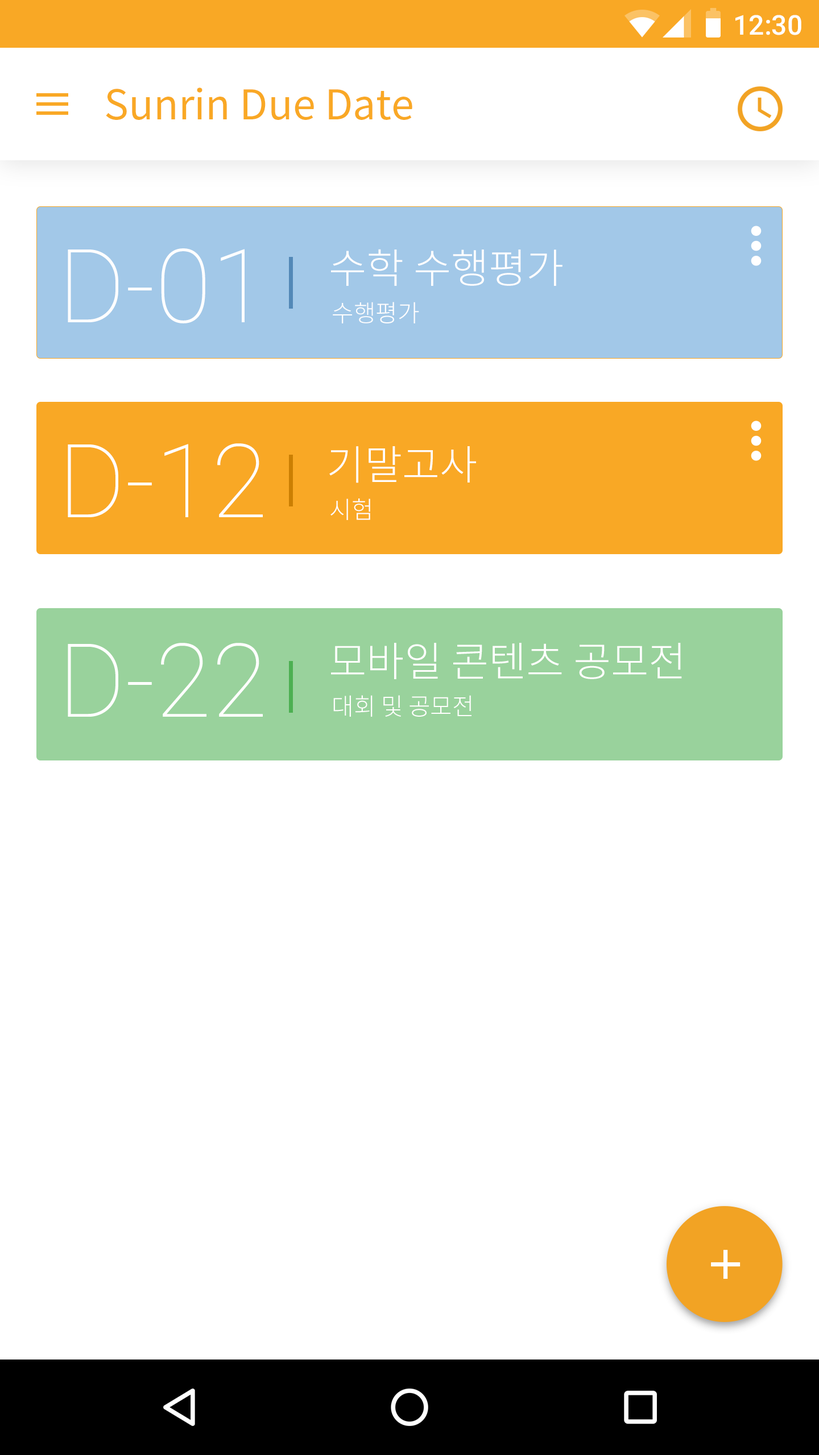
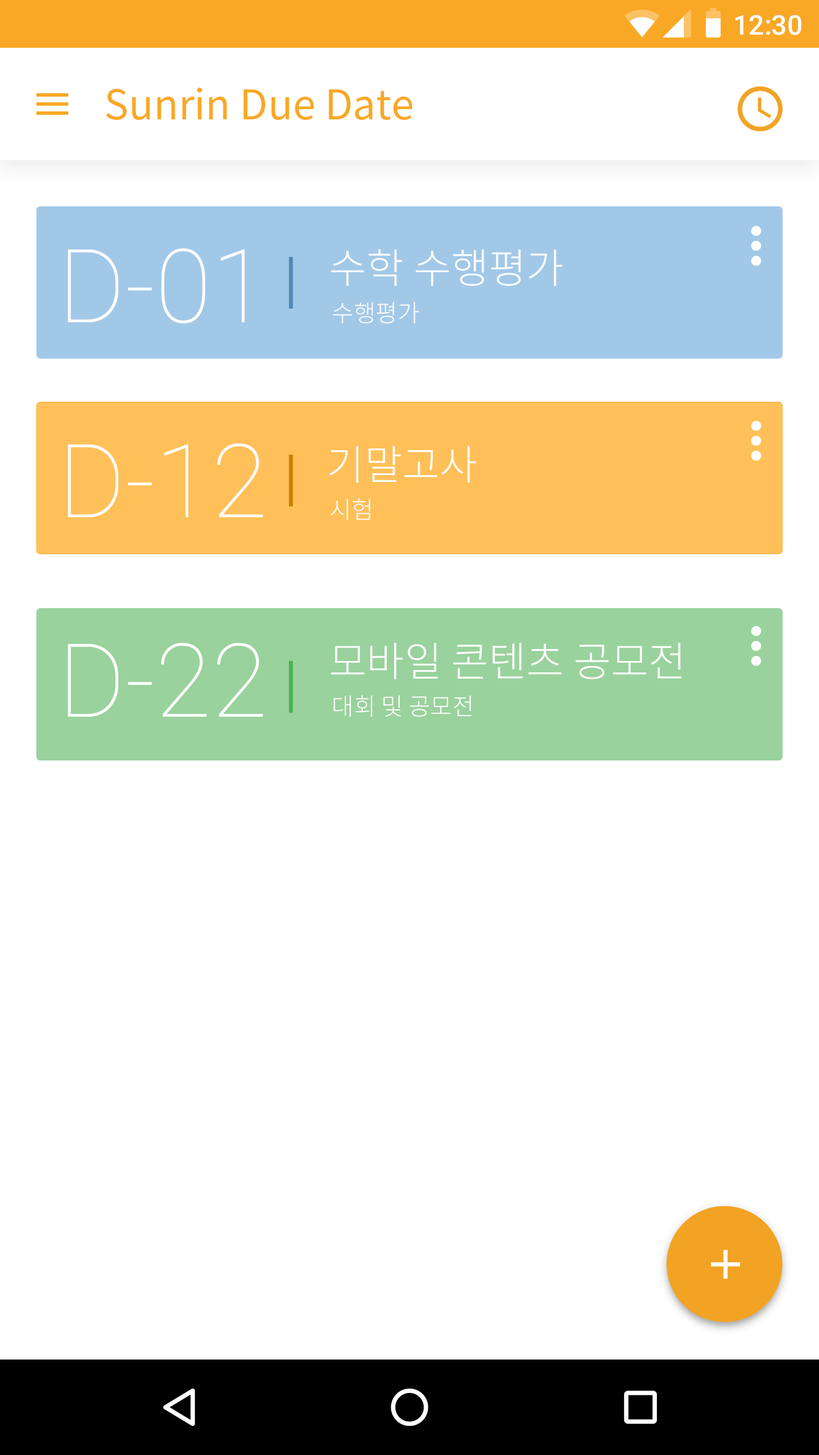
Layers edited between the first and the second 819 × 1455 image:
added layer "ic_more_vert_black_24px 복사 2" in group "일정" over [left=750, top=625, right=762, bottom=667]
added group "모바일 콘텐츠 공모전" (1st of 2, in "일정") with 5 layers in group "일정" over [left=750, top=625, right=762, bottom=667]
moved "모서리가 둥근 직사각형 2 복사 2" into group "모바일 콘텐츠 공모전" over [left=750, top=625, right=762, bottom=667]
added group "수행평가" (1st of 2, in "일정") with 6 layers in group "일정" over [left=36, top=206, right=783, bottom=359]
moved "모서리가 둥근 직사각형 2 복사" into group "수행평가", painted on it over [left=36, top=206, right=783, bottom=359]
added group "기말고사" (1st of 2, in "일정") with 6 layers in group "일정" over [left=36, top=402, right=782, bottom=554]
moved "ic_more_vert_black_24px 복사" into group "기말고사" over [left=750, top=420, right=762, bottom=462]
moved "D-12" into group "기말고사" over [left=67, top=443, right=263, bottom=518]
moved "시험" into group "기말고사" over [left=330, top=498, right=371, bottom=521]
moved "기말고사" (2nd of 2, in "일정" › "기말고사") into group "기말고사" over [left=329, top=446, right=476, bottom=484]
moved "모서리가 둥근 직사각형 2" into group "기말고사", painted on it over [left=36, top=402, right=782, bottom=554]
